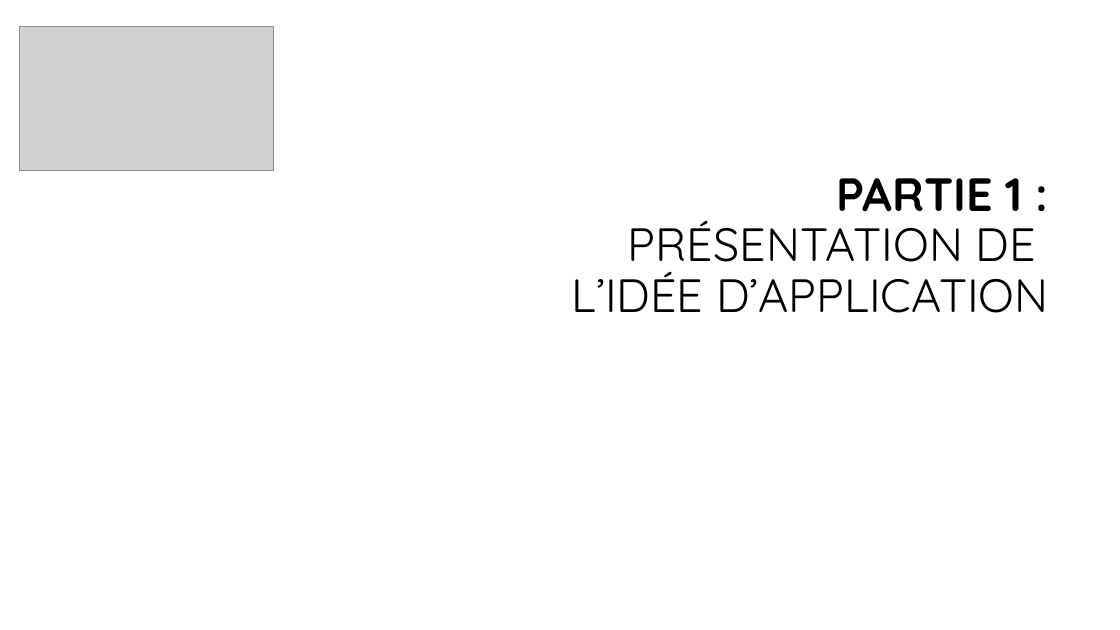
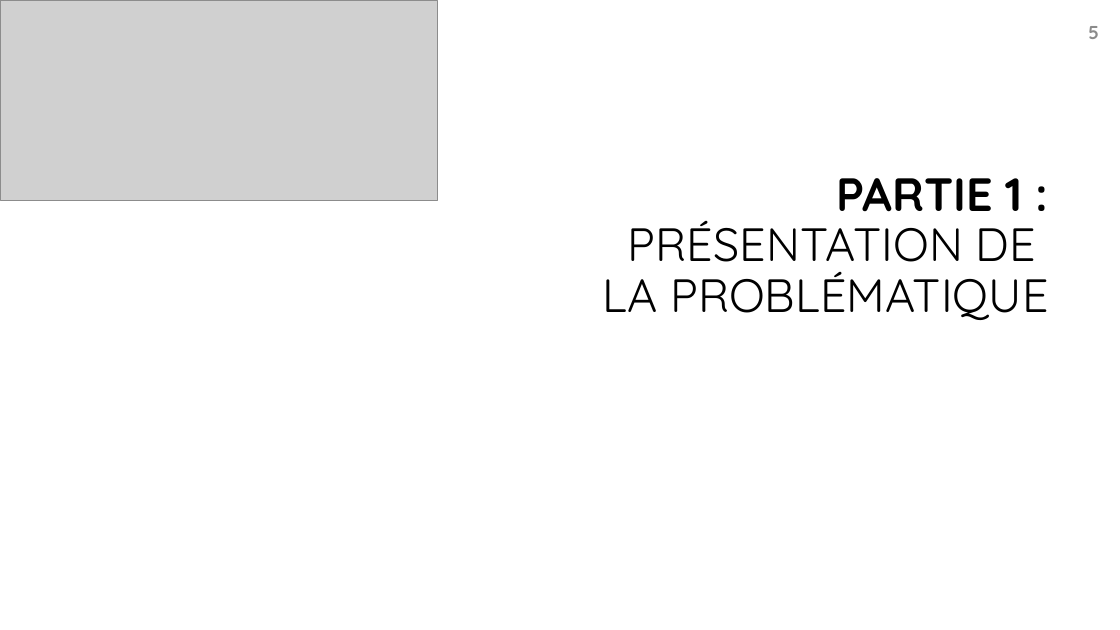
Before and after one commit to bayethiernodiop/Parcours-Data-Scientist, a slide deck: slide 5 of projet4/projet4.pptx (slide 3 before the commit). Drawn at 1120x630 pixels with LibreOffice and Linux fonts; fonts in the diff are those of the drawing; grey boxes stand for pictures; background and template pictures are left out. Boxes give left, top, right and bottom in pixels: in the first picture for what was removed or moved away, otherwise in the second. Text is boxed around its words. In the diff, an @@ line names an element or a change of style, - is before the commit and + after.

```diff
--- a/projet4/projet4.pptx
+++ b/projet4/projet4.pptx
@@ picture added at (x1=0, y1=0, x2=438, y2=201) @@
@@ picture removed at (x1=19, y1=27, x2=274, y2=171) @@
@@ page number added at (x1=1088, y1=26, x2=1099, y2=39), 16 pt, text #8C8C8C, bold @@
+5
@@ title at (x1=603, y1=178, x2=1049, y2=320): text changed @@
-PARTIE 1 :
-PRÉSENTATION DE
-L’IDÉE D’APPLICATION
+PARTIE 1 :
+PRÉSENTATION DE
+LA PROBLÉMATIQUE
```
Also in this commit, not shown: 4 other slides changed, 5 slides added, 9 slides removed, 6 other files.
